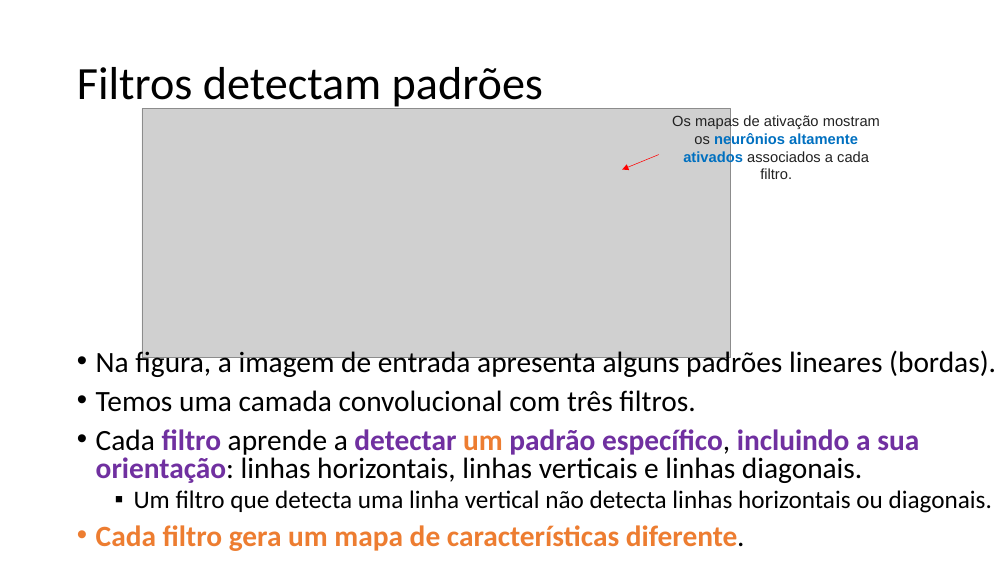
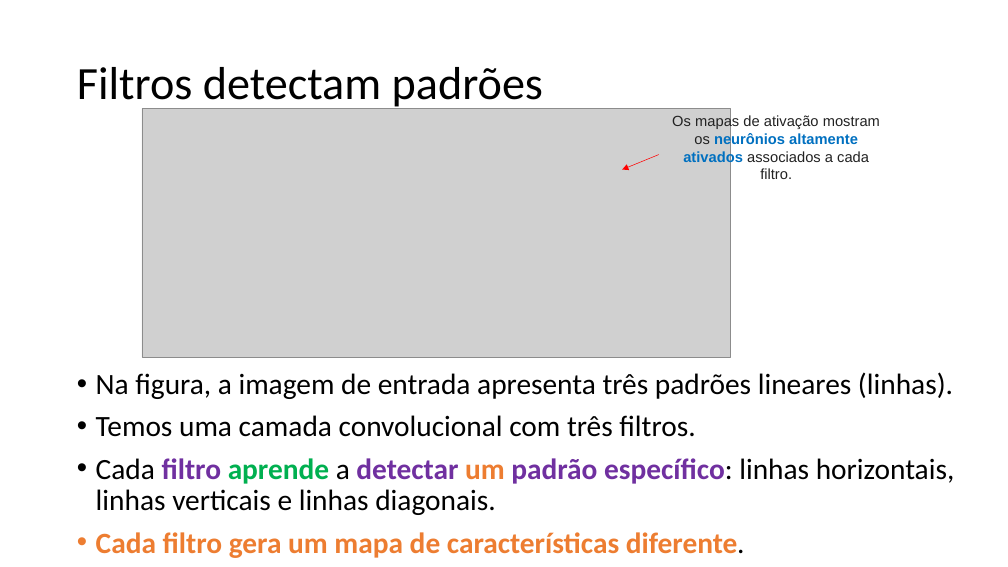
Before and after one commit to zz4fap/c24_inteligencia_artificial, a slide deck: slide 38 of slides/C24_CNN.pptx. Drawn at 1008x567 pixels with LibreOffice and Linux fonts; fonts in the diff are those of the drawing; grey boxes stand for pictures. Boxes give left, top, right and bottom in pixels: in the first picture for what was removed or moved away, otherwise in the second. Text is boxed around its words. In the diff, an @@ line names an element or a change of style, - is before the commit and + after.

```diff
--- a/slides/C24_CNN.pptx
+++ b/slides/C24_CNN.pptx
@@ text "Na figura, a imagem de ...": place and size @@
-text "Na figura, a imagem de ..." at bbox=[96, 348, 996, 551]
+text "Na figura, a imagem de ..." at bbox=[96, 372, 955, 558]
@@ text at bbox=[96, 372, 953, 399]: text changed @@
-• Na figura, a imagem de entrada apresenta alguns padrões lineares (bordas).
+• Na figura, a imagem de entrada apresenta três padrões lineares (linhas).
@@ text at bbox=[96, 415, 745, 558]: line spacing 0.8 to 0.9 @@
@@ text at bbox=[96, 458, 955, 515]: text changed @@
-• Cada filtro aprende a detectar um padrão específico, incluindo a sua orientação: linhas horizontais, linhas verticais e linhas diagonais.
-  ▪ Um filtro que detecta uma linha vertical não detecta linhas horizontais ou diagonais.
+• Cada filtro aprende a detectar um padrão específico: linhas horizontais, linhas verticais e linhas diagonais.
```
Also in this commit, not shown: 19 other slides changed, 1 other file.
